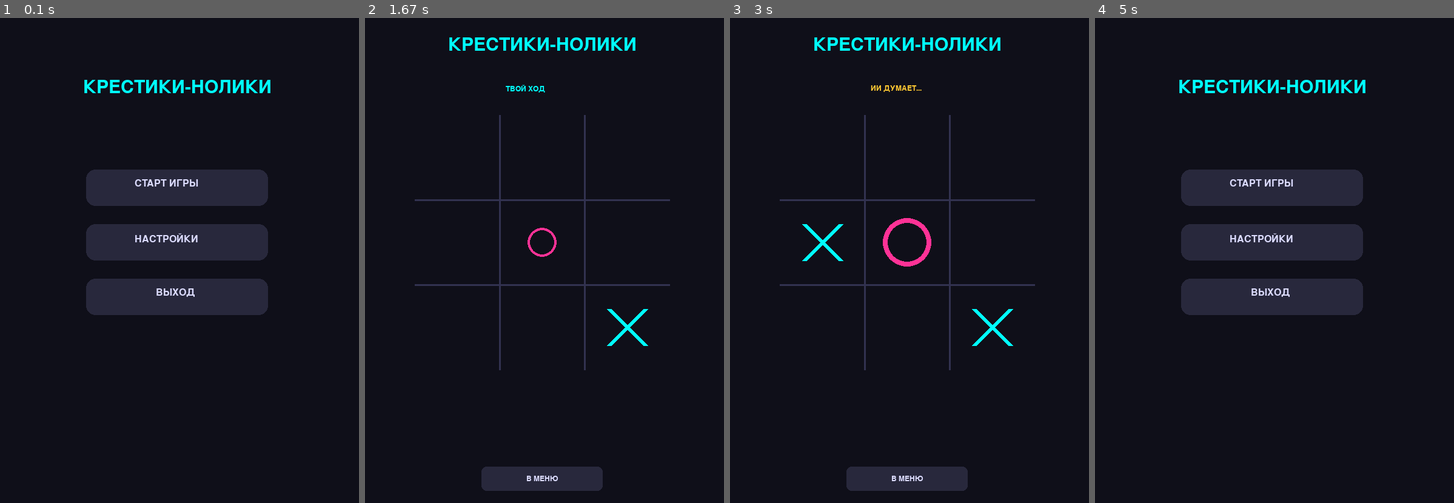
Above: before the commit, frames 1-4 (left to right).
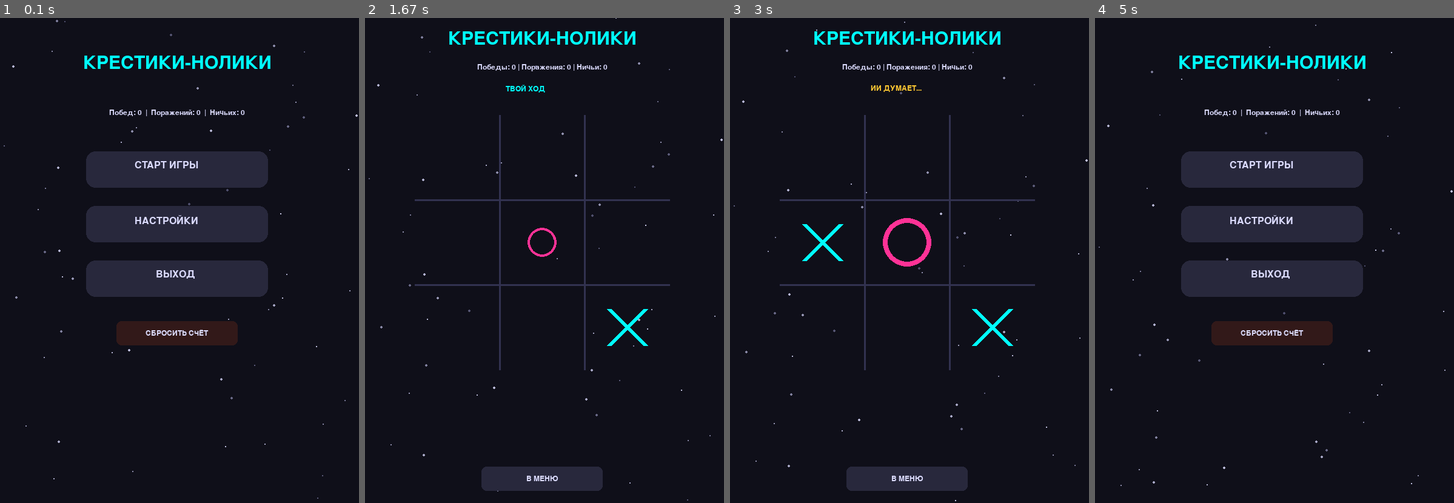
Above: after the commit, the same moments.

Repository: Folombas/PyGame2026
Game: pygame game, started from tic_tac_toe/main.py
The game is run twice, just before and just after one commit, with the same random seed, the same clock (stepped at 60 frames per second) and the same inputs.
Inputs (mouse positions are in pixels of both pictures, inside the frame that each line leads up to):
- Up to frame 1 (0.1 s): no input
- Up to frame 2 (1.67 s): click "СТАРТ ИГРЫ" at 0.38 s; click (594, 299) at 0.72 s; click (558, 318) at 1.05 s; click (418, 376) at 1.38 s
- Up to frame 3 (3 s): click (798, 231) at 2.28 s; click (941, 134) at 2.62 s; click (880, 231) at 2.95 s
- Up to frame 4 (5 s): click "В МЕНЮ" at 3.85 s; click "НАСТРОЙКИ" at 4.18 s; click "Сложность: Сложно" at 4.52 s; click (1181, 333) at 4.85 s

The runs differ from the first frame. In frame 1, 15% of the frame differs, in the area x 1-100%, y 0-100%; in frame 2, 1.3%; in frame 3, 1.3%; in frame 4, 15%.

Commit message:
Commit 31: Добавлена система счёта (победы/поражения/ничьи) в меню и игре

Diff:
--- a/tic_tac_toe/main.py
+++ b/tic_tac_toe/main.py
@@ -11,11 +11,10 @@
 GRID_OFFSET_X = (WIDTH - GRID_SIZE * CELL_SIZE) // 2
 GRID_OFFSET_Y = 160
 
-# Цвета
 BG_COLOR = (15, 15, 25)
 GRID_COLOR = (50, 50, 80)
-PLAYER_COLOR = (0, 255, 255)   # X
-AI_COLOR = (255, 50, 150)      # O
+PLAYER_COLOR = (0, 255, 255)
+AI_COLOR = (255, 50, 150)
 TEXT_COLOR = (220, 220, 255)
 BUTTON_COLOR = (40, 40, 60)
 BUTTON_HOVER = (60, 60, 90)
@@ -28,7 +27,6 @@
 pygame.display.set_caption("Крестики-Нолики")
 clock = pygame.time.Clock()
 
-# Шрифты
 try:
     font_title = pygame.font.Font("assets/fonts/RussoOne.ttf", 44)
     font_main = pygame.font.Font("assets/fonts/RussoOne.ttf", 24)
@@ -38,7 +36,6 @@
     font_main = pygame.font.SysFont("dejavusans", 24, bold=True)
     font_small = pygame.font.SysFont("dejavusans", 18)
 
-# Звуки
 try:
     snd_click = pygame.mixer.Sound("assets/sounds/click.wav")
 except:
@@ -58,7 +55,57 @@
 snd_lose = generate_tone(220, 0.4, 0.15)
 snd_draw = generate_tone(440, 0.2, 0.1)
 
-# --- Логика поля ---
+
+# --- Частицы (конфетти) ---
+class Particle:
+    def __init__(self, x, y, color):
+        self.x = x
+        self.y = y
+        angle = random.uniform(0, math.pi * 2)
+        speed = random.uniform(3, 9)
+        self.vx = math.cos(angle) * speed
+        self.vy = math.sin(angle) * speed - 3
+        self.color = color
+        self.life = random.randint(40, 70)
+        self.max_life = self.life
+        self.size = random.randint(3, 7)
+
+    def update(self):
+        self.x += self.vx
+        self.y += self.vy
+        self.vy += 0.4
+        self.life -= 1
+
+    def draw(self, surface):
+        if self.life > 0:
+            alpha = self.life / self.max_life
+            r = int(self.color[0] * alpha)
+            g = int(self.color[1] * alpha)
+            b = int(self.color[2] * alpha)
+            pygame.draw.circle(surface, (r, g, b), (int(self.x), int(self.y)), self.size)
+
+
+# --- Звёзды фона ---
+class Star:
+    def __init__(self):
+        self.x = random.uniform(0, WIDTH)
+        self.y = random.uniform(0, HEIGHT)
+        self.speed = random.uniform(0.2, 0.8)
+        self.size = random.randint(1, 2)
+        self.brightness = random.uniform(0.3, 0.8)
+
+    def update(self):
+        self.y += self.speed
+        if self.y > HEIGHT:
+            self.y = 0
+            self.x = random.uniform(0, WIDTH)
+
+    def draw(self, surface):
+        c = int(255 * self.brightness)
+        pygame.draw.circle(surface, (c, c, c + 30), (int(self.x), int(self.y)), self.size)
+
+
+# --- Поле ---
 class Board:
     def __init__(self):
         self.grid = [[None]*3 for _ in range(3)]
@@ -76,19 +123,16 @@
         return False
 
     def check_winner(self):
-        # Проверка строк (горизонтальные линии)
         for i in range(3):
             if self.grid[i][0] == self.grid[i][1] == self.grid[i][2] and self.grid[i][0]:
                 self.winner = self.grid[i][0]
                 self.win_line = ((i, 0), (i, 1), (i, 2))
                 return
-        # Проверка столбцов (вертикальные линии)
         for i in range(3):
             if self.grid[0][i] == self.grid[1][i] == self.grid[2][i] and self.grid[0][i]:
                 self.winner = self.grid[0][i]
                 self.win_line = ((0, i), (1, i), (2, i))
                 return
-        # Проверка диагоналей
         if self.grid[0][0] == self.grid[1][1] == self.grid[2][2] and self.grid[0][0]:
             self.winner = self.grid[0][0]
             self.win_line = ((0, 0), (1, 1), (2, 2))
@@ -97,7 +141,6 @@
             self.winner = self.grid[0][2]
             self.win_line = ((0, 2), (1, 1), (2, 0))
             return
-        # Ничья
         if not self.available_moves():
             self.winner = "Draw"
 
@@ -105,13 +148,13 @@
         self.grid = [[None]*3 for _ in range(3)]
         self.winner = None
         self.win_line = None
+
 
 # --- ИИ ---
 def minimax(board, depth, alpha, beta, is_maximizing, ai_sym, player_sym):
     if board.winner == ai_sym: return 10 - depth
     if board.winner == player_sym: return depth - 10
     if board.winner == "Draw": return 0
-
     if is_maximizing:
         max_eval = -math.inf
         for r, c in board.available_moves():
@@ -139,15 +182,12 @@
             if beta <= alpha: break
         return min_eval
 
+
 def get_ai_move(board, difficulty, ai_sym, player_sym):
     moves = board.available_moves()
     if not moves: return None
-
-    if difficulty == "Легко":
-        return random.choice(moves)
-    elif difficulty == "Средне":
-        if random.random() < 0.6:
-            return random.choice(moves)
+    if difficulty == "Легко": return random.choice(moves)
+    elif difficulty == "Средне" and random.random() < 0.6: return random.choice(moves)
 
     best_score = -math.inf
     best_move = moves[0]
@@ -163,25 +203,34 @@
             best_move = (r, c)
     return best_move
 
-# --- Главный класс игры ---
+
 class Game:
     def __init__(self):
         self.state = "MENU"
         self.board = Board()
-
         self.difficulty = "Сложно"
         self.player_symbol = 'X'
         self.sound_enabled = True
-
         self.current_turn = 'X'
         self.game_over = False
         self.hover_cell = None
-
         self.ai_thinking = False
         self.ai_timer = 0
         self.ai_think_delay = 0.8
-
         self.piece_anims = {}
+
+        # Счёт
+        self.wins = 0
+        self.losses = 0
+        self.draws = 0
+
+        # Анимации победы
+        self.win_line_progress = 0.0
+        self.particles = []
+        self.shake_timer = 0
+
+        # Фон
+        self.stars = [Star() for _ in range(60)]
 
         self.reset()
 
@@ -191,6 +240,9 @@
         self.piece_anims.clear()
         self.ai_thinking = False
         self.ai_timer = 0
+        self.win_line_progress = 0.0
+        self.particles.clear()
+        self.shake_timer = 0
         self.current_turn = 'X'
         if self.player_symbol == 'O':
             self.start_ai_turn()
@@ -210,6 +262,24 @@
 
             if self.board.winner:
                 self.game_over = True
+                self.win_line_progress = 0.0
+
+                if self.board.winner == self.player_symbol:
+                    self.wins += 1
+                elif self.board.winner == self.get_ai_symbol():
+                    self.losses += 1
+                else:
+                    self.draws += 1
+
+                if self.board.win_line:
+                    for _ in range(60):
+                        cx = GRID_OFFSET_X + random.uniform(0, GRID_SIZE * CELL_SIZE)
+                        cy = GRID_OFFSET_Y + random.uniform(0, GRID_SIZE * CELL_SIZE)
+                        color = PLAYER_COLOR if self.board.winner == self.player_symbol else AI_COLOR
+                        self.particles.append(Particle(cx, cy, color))
+                    if self.board.winner == self.player_symbol:
+                        self.shake_timer = 20
+
                 if self.sound_enabled:
                     if self.board.winner == self.player_symbol: snd_win.play()
                     elif self.board.winner == self.get_ai_symbol(): snd_lose.play()
@@ -222,48 +292,71 @@
     def update(self, dt):
         for k in list(self.piece_anims.keys()):
             self.piece_anims[k] += dt * 4.0
-            if self.piece_anims[k] > 1.0:
-                self.piece_anims[k] = 1.0
+            if self.piece_anims[k] > 1.0: self.piece_anims[k] = 1.0
+
+        if self.board.win_line and self.game_over and self.win_line_progress < 1.0:
+            self.win_line_progress += dt * 2.0
+            if self.win_line_progress > 1.0: self.win_line_progress = 1.0
+
+        for p in self.particles[:]:
+            p.update()
+            if p.life <= 0: self.particles.remove(p)
+
+        if self.shake_timer > 0: self.shake_timer -= 1
+        for s in self.stars: s.update()
 
         if self.state == "PLAYING" and self.ai_thinking and not self.game_over:
             self.ai_timer += dt
             if self.ai_timer >= self.ai_think_delay:
                 move = get_ai_move(self.board, self.difficulty, self.get_ai_symbol(), self.player_symbol)
-                if move:
-                    self.execute_move(move[0], move[1], self.get_ai_symbol())
+                if move: self.execute_move(move[0], move[1], self.get_ai_symbol())
                 self.ai_thinking = False
 
     def draw(self, surface):
+        offset = (0, 0)
+        if self.shake_timer > 0:
+            offset = (random.randint(-5, 5), random.randint(-5, 5))
+
         surface.fill(BG_COLOR)
+        for s in self.stars: s.draw(surface)
+
         if self.state == "MENU": self.draw_menu(surface)
         elif self.state == "SETTINGS": self.draw_settings(surface)
-        elif self.state in ("PLAYING", "PAUSED", "GAME_OVER"): self.draw_game(surface)
+        elif self.state in ("PLAYING", "PAUSED", "GAME_OVER"): self.draw_game(surface, offset)
 
     def draw_menu(self, surface):
         title = font_title.render("КРЕСТИКИ-НОЛИКИ", True, PLAYER_COLOR)
-        surface.blit(title, (WIDTH//2 - title.get_width()//2, 100))
+        surface.blit(title, (WIDTH//2 - title.get_width()//2, 60))
+
+        score_text = font_small.render(f"Побед: {self.wins}  |  Поражений: {self.losses}  |  Ничьих: {self.draws}", True, TEXT_COLOR)
+        surface.blit(score_text, (WIDTH//2 - score_text.get_width()//2, 150))
 
         mx, my = pygame.mouse.get_pos()
 
-        btn_start = pygame.Rect(WIDTH//2 - 150, 250, 300, 60)
+        btn_start = pygame.Rect(WIDTH//2 - 150, 220, 300, 60)
         color = BUTTON_HOVER if btn_start.collidepoint(mx, my) else BUTTON_COLOR
         pygame.draw.rect(surface, color, btn_start, border_radius=15)
         surface.blit(font_main.render("СТАРТ ИГРЫ", True, TEXT_COLOR), (btn_start.centerx - 70, btn_start.centery - 15))
 
-        btn_settings = pygame.Rect(WIDTH//2 - 150, 340, 300, 60)
+        btn_settings = pygame.Rect(WIDTH//2 - 150, 310, 300, 60)
         color = BUTTON_HOVER if btn_settings.collidepoint(mx, my) else BUTTON_COLOR
         pygame.draw.rect(surface, color, btn_settings, border_radius=15)
         surface.blit(font_main.render("НАСТРОЙКИ", True, TEXT_COLOR), (btn_settings.centerx - 70, btn_settings.centery - 15))
 
-        btn_exit = pygame.Rect(WIDTH//2 - 150, 430, 300, 60)
+        btn_exit = pygame.Rect(WIDTH//2 - 150, 400, 300, 60)
         color = BUTTON_HOVER if btn_exit.collidepoint(mx, my) else BUTTON_COLOR
         pygame.draw.rect(surface, color, btn_exit, border_radius=15)
         surface.blit(font_main.render("ВЫХОД", True, TEXT_COLOR), (btn_exit.centerx - 35, btn_exit.centery - 15))
 
+        btn_reset = pygame.Rect(WIDTH//2 - 100, 500, 200, 40)
+        color = (80, 40, 40) if btn_reset.collidepoint(mx, my) else (50, 25, 25)
+        pygame.draw.rect(surface, color, btn_reset, border_radius=8)
+        reset_text = font_small.render("СБРОСИТЬ СЧЁТ", True, TEXT_COLOR)
+        surface.blit(reset_text, (btn_reset.centerx - reset_text.get_width()//2, btn_reset.centery - reset_text.get_height()//2))
+
     def draw_settings(self, surface):
         title = font_title.render("НАСТРОЙКИ", True, PLAYER_COLOR)
         surface.blit(title, (WIDTH//2 - title.get_width()//2, 100))
-
         mx, my = pygame.mouse.get_pos()
 
         btn_diff = pygame.Rect(WIDTH//2 - 200, 220, 400, 50)
@@ -287,46 +380,53 @@
         pygame.draw.rect(surface, color, btn_back, border_radius=10)
         surface.blit(font_main.render("НАЗАД", True, TEXT_COLOR), (btn_back.centerx - 40, btn_back.centery - 12))
 
-    def draw_game(self, surface):
+    def draw_game(self, surface, offset):
+        ox, oy = offset
         title = font_title.render("КРЕСТИКИ-НОЛИКИ", True, PLAYER_COLOR)
-        surface.blit(title, (WIDTH//2 - title.get_width()//2, 30))
+        surface.blit(title, (WIDTH//2 - title.get_width()//2 + ox, 20 + oy))
+
+        score_text = font_small.render(f"Победы: {self.wins} | Поражения: {self.losses} | Ничьи: {self.draws}", True, TEXT_COLOR)
+        surface.blit(score_text, (WIDTH//2 - score_text.get_width()//2 + ox, 75 + oy))
 
         if not self.game_over:
             turn_text = "ТВОЙ ХОД" if self.current_turn == self.player_symbol else "ИИ ДУМАЕТ..."
             color = PLAYER_COLOR if self.current_turn == self.player_symbol else THINKING_COLOR
             if self.current_turn == self.get_ai_symbol() and self.ai_thinking and int(pygame.time.get_ticks() / 300) % 2 == 0:
                 color = (100, 100, 100)
-            surface.blit(font_small.render(turn_text, True, color), (WIDTH//2 - 60, 110))
+            surface.blit(font_small.render(turn_text, True, color), (WIDTH//2 - 60 + ox, 110 + oy))
 
         for i in range(1, GRID_SIZE):
-            pygame.draw.line(surface, GRID_COLOR, (GRID_OFFSET_X + i*CELL_SIZE, GRID_OFFSET_Y), (GRID_OFFSET_X + i*CELL_SIZE, GRID_OFFSET_Y + GRID_SIZE*CELL_SIZE), 3)
-            pygame.draw.line(surface, GRID_COLOR, (GRID_OFFSET_X, GRID_OFFSET_Y + i*CELL_SIZE), (GRID_OFFSET_X + GRID_SIZE*CELL_SIZE, GRID_OFFSET_Y + i*CELL_SIZE), 3)
+            pygame.draw.line(surface, GRID_COLOR, (GRID_OFFSET_X + i*CELL_SIZE + ox, GRID_OFFSET_Y + oy), (GRID_OFFSET_X + i*CELL_SIZE + ox, GRID_OFFSET_Y + GRID_SIZE*CELL_SIZE + oy), 3)
+            pygame.draw.line(surface, GRID_COLOR, (GRID_OFFSET_X + ox, GRID_OFFSET_Y + i*CELL_SIZE + oy), (GRID_OFFSET_X + GRID_SIZE*CELL_SIZE + ox, GRID_OFFSET_Y + i*CELL_SIZE + oy), 3)
 
         if self.hover_cell and not self.game_over and self.current_turn == self.player_symbol and not self.ai_thinking:
             hr, hc = self.hover_cell
             if self.board.grid[hr][hc] is None:
-                pygame.draw.rect(surface, (30, 35, 50), (GRID_OFFSET_X + hc*CELL_SIZE, GRID_OFFSET_Y + hr*CELL_SIZE, CELL_SIZE, CELL_SIZE))
+                pygame.draw.rect(surface, (30, 35, 50), (GRID_OFFSET_X + hc*CELL_SIZE + ox, GRID_OFFSET_Y + hr*CELL_SIZE + oy, CELL_SIZE, CELL_SIZE))
 
         for r in range(GRID_SIZE):
             for c in range(GRID_SIZE):
                 if self.board.grid[r][c]:
                     anim_progress = self.piece_anims.get((r, c), 1.0)
-                    center = (GRID_OFFSET_X + c*CELL_SIZE + CELL_SIZE//2, GRID_OFFSET_Y + r*CELL_SIZE + CELL_SIZE//2)
+                    center = (GRID_OFFSET_X + c*CELL_SIZE + CELL_SIZE//2 + ox, GRID_OFFSET_Y + r*CELL_SIZE + CELL_SIZE//2 + oy)
                     color = PLAYER_COLOR if self.board.grid[r][c] == self.player_symbol else AI_COLOR
-
                     if self.board.grid[r][c] == 'X':
-                        offset = 30 * anim_progress
-                        pygame.draw.line(surface, color, (center[0]-offset, center[1]-offset), (center[0]+offset, center[1]+offset), int(8 * anim_progress))
-                        pygame.draw.line(surface, color, (center[0]+offset, center[1]-offset), (center[0]-offset, center[1]+offset), int(8 * anim_progress))
+                        offset_x = 30 * anim_progress
+                        pygame.draw.line(surface, color, (center[0]-offset_x, center[1]-offset_x), (center[0]+offset_x, center[1]+offset_x), int(8 * anim_progress))
+                        pygame.draw.line(surface, color, (center[0]+offset_x, center[1]-offset_x), (center[0]-offset_x, center[1]+offset_x), int(8 * anim_progress))
                     else:
                         radius = int(40 * anim_progress)
                         if radius > 2:
                             pygame.draw.circle(surface, color, center, radius, int(8 * anim_progress))
 
-        if self.board.win_line:
-            start = (GRID_OFFSET_X + self.board.win_line[0][1]*CELL_SIZE + CELL_SIZE//2, GRID_OFFSET_Y + self.board.win_line[0][0]*CELL_SIZE + CELL_SIZE//2)
-            end = (GRID_OFFSET_X + self.board.win_line[2][1]*CELL_SIZE + CELL_SIZE//2, GRID_OFFSET_Y + self.board.win_line[2][0]*CELL_SIZE + CELL_SIZE//2)
-            pygame.draw.line(surface, WIN_LINE_COLOR, start, end, 8)
+        # Анимированная линия победы
+        if self.board.win_line and self.win_line_progress > 0:
+            start = (GRID_OFFSET_X + self.board.win_line[0][1]*CELL_SIZE + CELL_SIZE//2 + ox, GRID_OFFSET_Y + self.board.win_line[0][0]*CELL_SIZE + CELL_SIZE//2 + oy)
+            end = (GRID_OFFSET_X + self.board.win_line[2][1]*CELL_SIZE + CELL_SIZE//2 + ox, GRID_OFFSET_Y + self.board.win_line[2][0]*CELL_SIZE + CELL_SIZE//2 + oy)
+            current_end = (start[0] + (end[0] - start[0]) * self.win_line_progress, start[1] + (end[1] - start[1]) * self.win_line_progress)
+            pygame.draw.line(surface, WIN_LINE_COLOR, start, current_end, 8)
+
+        for p in self.particles: p.draw(surface)
 
         if self.game_over:
             if self.board.winner == "Draw": msg = "НИЧЬЯ!"
@@ -334,7 +434,6 @@
             else: msg = "ПОБЕДИЛ ИИ!"
             status = font_main.render(msg, True, WIN_LINE_COLOR)
             surface.blit(status, (WIDTH//2 - status.get_width()//2, 630))
-
             btn_rect = pygame.Rect(WIDTH//2 - 100, 680, 200, 50)
             pygame.draw.rect(surface, BUTTON_COLOR, btn_rect, border_radius=10)
             btn_text = font_main.render("ЗАНОВО", True, TEXT_COLOR)
@@ -356,7 +455,7 @@
             cont_text = font_small.render("ESC - Продолжить", True, TEXT_COLOR)
             surface.blit(cont_text, (WIDTH//2 - cont_text.get_width()//2, HEIGHT//2 + 20))
 
-# --- Главный цикл ---
+
 def main():
     game = Game()
     running = True
@@ -365,8 +464,7 @@
         mx, my = pygame.mouse.get_pos()
 
         for event in pygame.event.get():
-            if event.type == pygame.QUIT:
-                running = False
+            if event.type == pygame.QUIT: running = False
 
             if event.type == pygame.KEYDOWN and event.key == pygame.K_ESCAPE:
                 if game.state == "PLAYING": game.state = "PAUSED"
@@ -375,13 +473,14 @@
 
             if event.type == pygame.MOUSEBUTTONDOWN and event.button == 1:
                 if game.state == "MENU":
-                    if pygame.Rect(WIDTH//2 - 150, 250, 300, 60).collidepoint(event.pos):
-                        game.reset()
-                        game.state = "PLAYING"
-                    elif pygame.Rect(WIDTH//2 - 150, 340, 300, 60).collidepoint(event.pos):
+                    if pygame.Rect(WIDTH//2 - 150, 220, 300, 60).collidepoint(event.pos):
+                        game.reset(); game.state = "PLAYING"
+                    elif pygame.Rect(WIDTH//2 - 150, 310, 300, 60).collidepoint(event.pos):
                         game.state = "SETTINGS"
-                    elif pygame.Rect(WIDTH//2 - 150, 430, 300, 60).collidepoint(event.pos):
+                    elif pygame.Rect(WIDTH//2 - 150, 400, 300, 60).collidepoint(event.pos):
                         running = False
+                    elif pygame.Rect(WIDTH//2 - 100, 500, 200, 40).collidepoint(event.pos):
+                        game.wins = 0; game.losses = 0; game.draws = 0
 
                 elif game.state == "SETTINGS":
                     if pygame.Rect(WIDTH//2 - 200, 220, 400, 50).collidepoint(event.pos):
@@ -421,5 +520,6 @@
     pygame.quit()
     sys.exit()
 
+
 if __name__ == "__main__":
     main()
